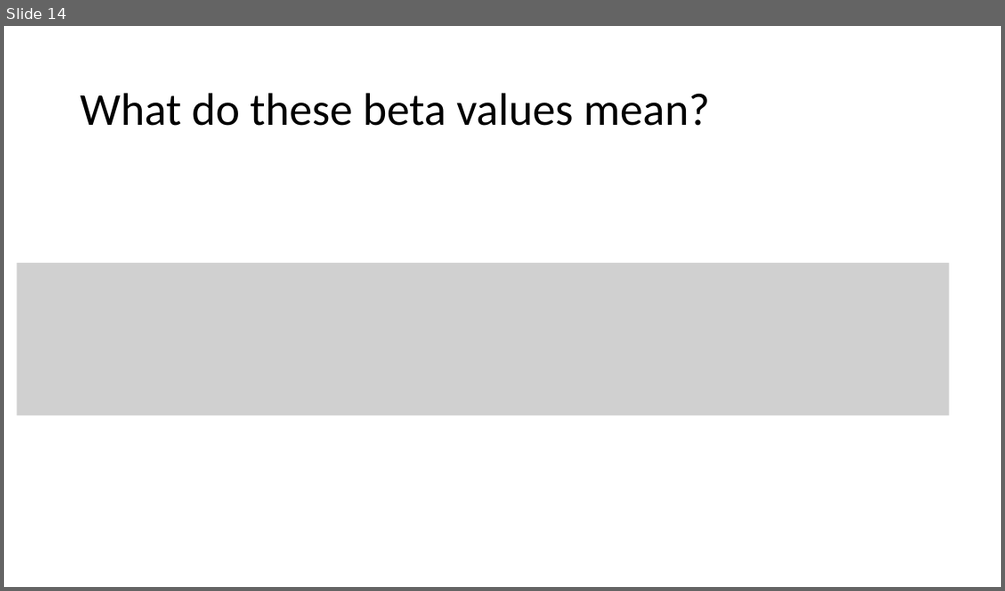
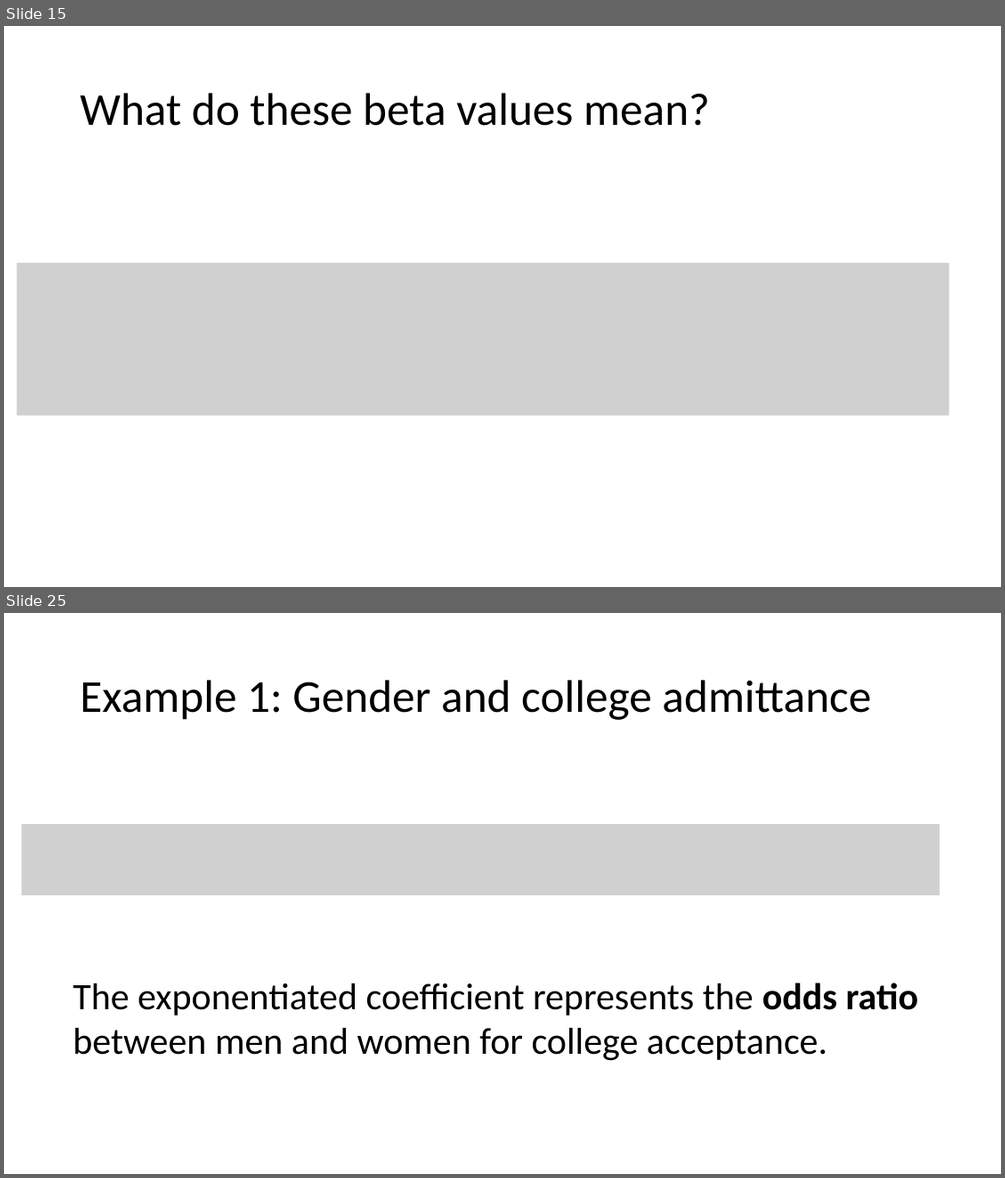
Before and after one commit to bertozzivill/infx572_winter17, a slide deck: module_10/part_2/deck_3.pptx. Shown one above the other, each under a label of ours: slide 14 before the commit, slides 15 and 25 after it; the slides between them are not shown. The pictures are 1005x591 and 1005x1178 pixels, drawn with LibreOffice and Linux fonts; fonts in the diff are those of the drawing; grey boxes stand for pictures. Boxes give left, top, right and bottom in pixels: in the first picture for what was removed or moved away, otherwise in the second. Text is boxed around its words. In the diff, an @@ line names an element or a change of style, - is before the commit and + after.

```diff
--- a/module_10/part_2/deck_3.pptx
+++ b/module_10/part_2/deck_3.pptx
@@ slide 25 added at (4,613,1001,1174), background #FFFFFF @@
@@ title added at (80,680,871,720), 44 pt, text #000000 @@
+Example 1: Gender and college admittance
@@ picture added at (21,824,939,895) @@
@@ text added at (73,982,918,1061), 36 pt, text #000000 @@
+The exponentiated coefficient represents the odds ratio between men and women for college acceptance.
@@ what was slide 14 is now slide 15 @@
```
Also in this commit, not shown: 2 slides changed, 24 other slides added, 3 other files.
